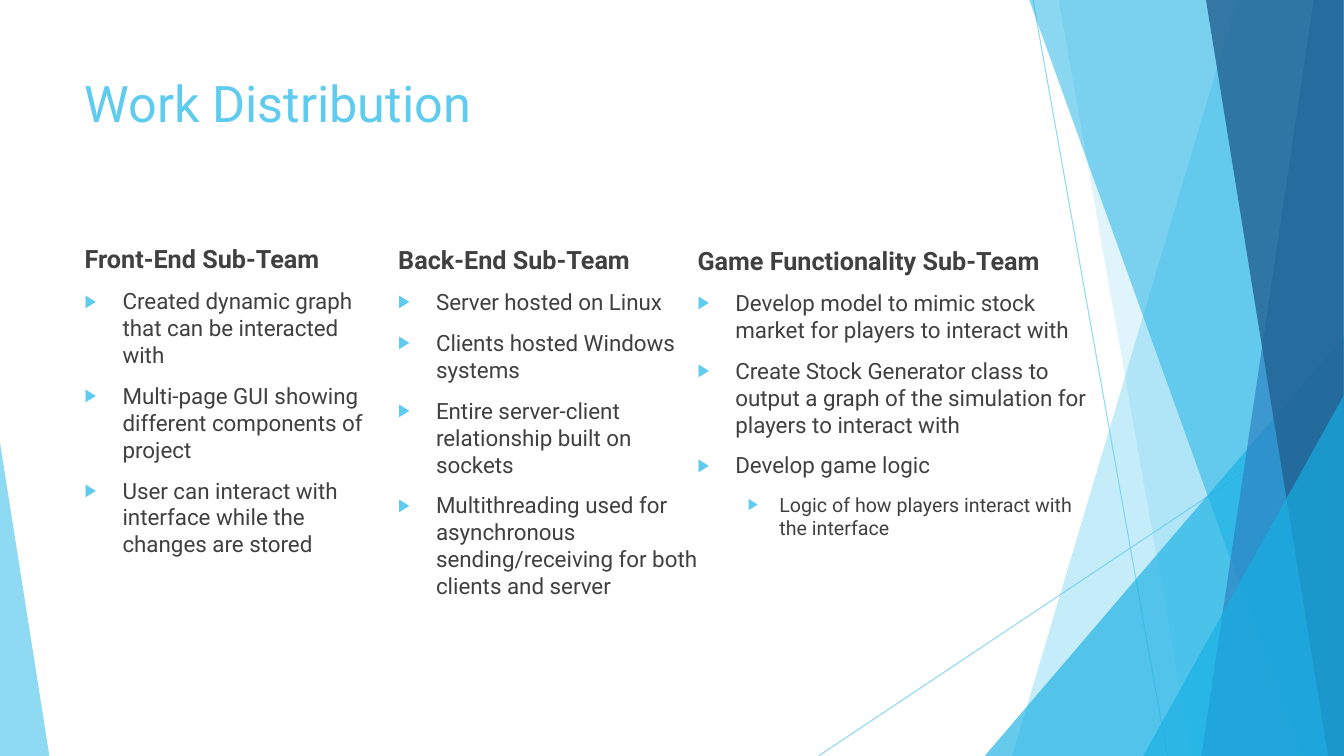
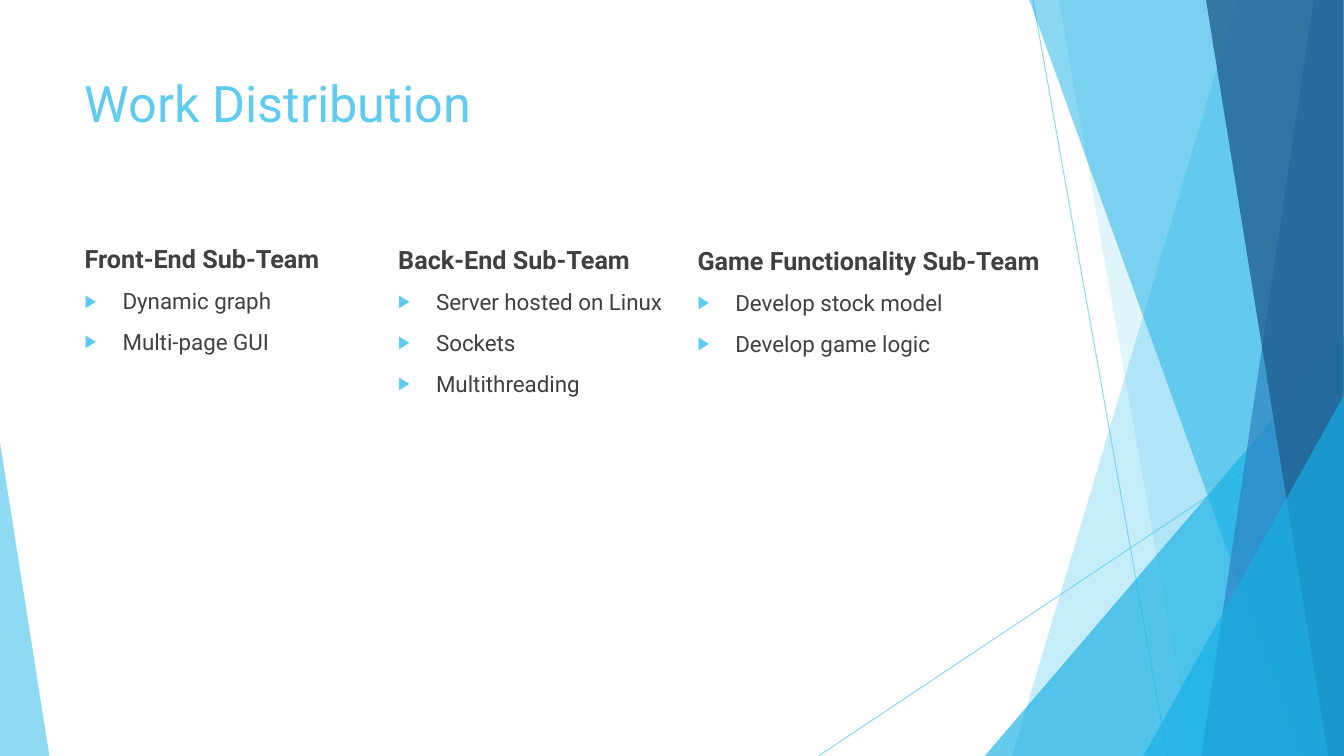
Before and after one commit to fazeelabbasi/CRASH, a slide deck: slide 6 of docs/CMPE 320 Final Group Presentation.pptx (slide 5 before the commit). Drawn at 1344x756 pixels with LibreOffice and Linux fonts; fonts in the diff are those of the drawing. Boxes give left, top, right and bottom in pixels: in the first picture for what was removed or moved away, otherwise in the second. Text is boxed around its words. In the diff, an @@ line names an element or a change of style, - is before the commit and + after.

Commit message:
update

```diff
--- a/docs/CMPE 320 Final Group Presentation.pptx
+++ b/docs/CMPE 320 Final Group Presentation.pptx
@@ text at <box>123,292,271,355</box>: text changed @@
-▶ Created dynamic graph that can be interacted with
-▶ Multi-page GUI showing different components of project
-▶ User can interact with interface while the changes are stored
+▶ Dynamic graph
+▶ Multi-page GUI
@@ text at <box>735,294,942,316</box>: text changed @@
-▶ Develop model to mimic stock market for players to interact with
-▶ Create Stock Generator class to output a graph of the simulation for players to interact with
+▶ Develop stock model
@@ text at <box>436,334,580,397</box>: text changed @@
-▶ Clients hosted Windows systems
-▶ Entire server-client relationship built on sockets
-▶ Multithreading used for asynchronous sending/receiving for both clients and server
+▶ Sockets
+▶ Multithreading
@@ text at <box>779,497,1072,535</box>: paragraph removed @@
-  ▶ Logic of how players interact with the interface
```
Also in this commit, not shown: 5 other slides changed.
